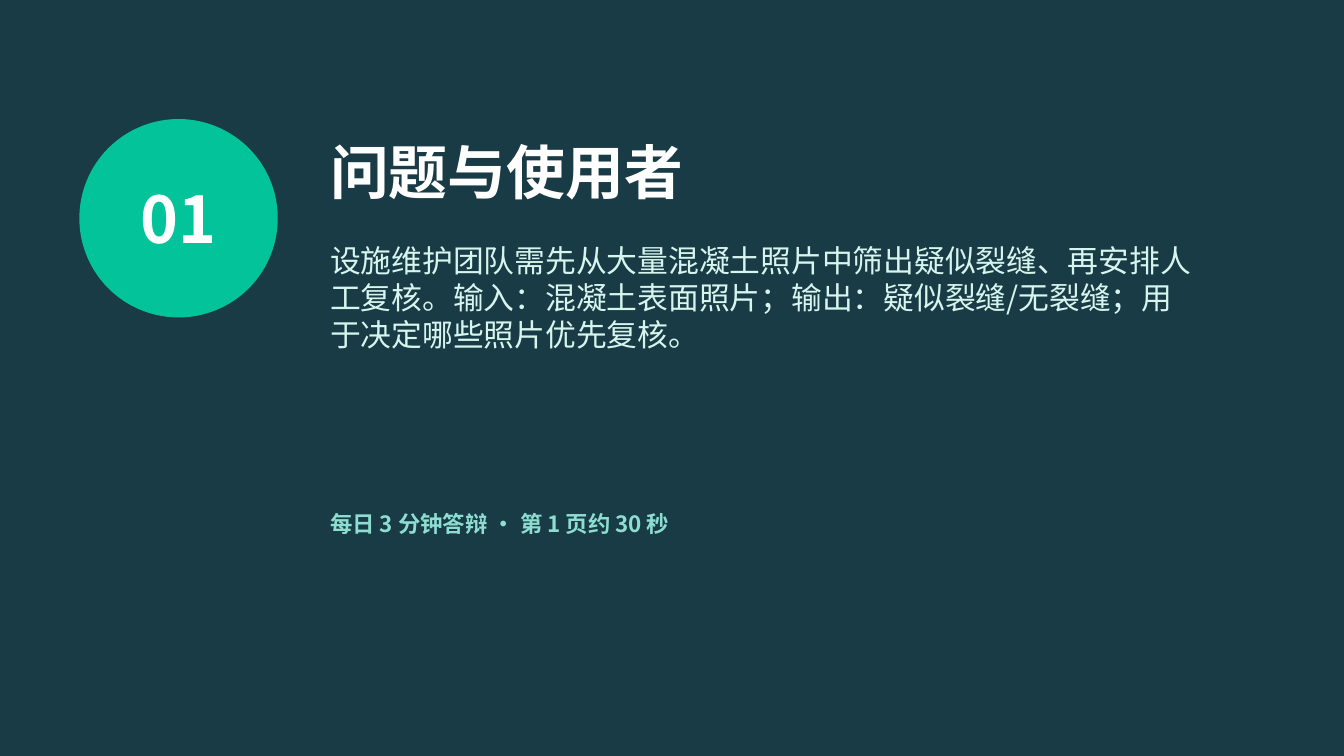
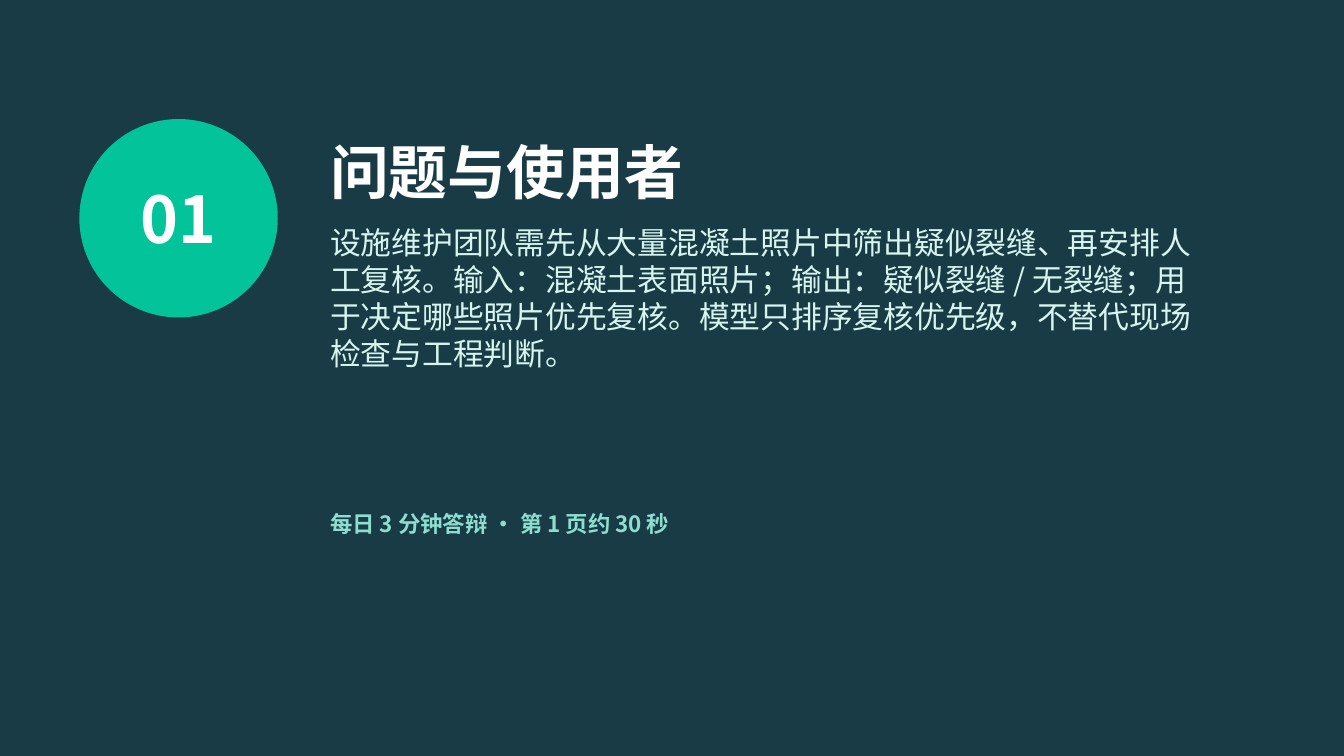
Before and after one commit to tissuefish/ai-camp-2026-d2-xuanhaochen-u202410766, a slide deck: slide 1 of presentation.pptx. Drawn at 1344x756 pixels with LibreOffice and Linux fonts; fonts in the diff are those of the drawing. Boxes give left, top, right and bottom in pixels: in the first picture for what was removed or moved away, otherwise in the second. Text is boxed around its words. In the diff, an @@ line names an element or a change of style, - is before the commit and + after.

```diff
--- a/presentation.pptx
+++ b/presentation.pptx
@@ text at (x1=330, y1=228, x2=1191, y2=368): text changed @@
-设施维护团队需先从大量混凝土照片中筛出疑似裂缝、再安排人工复核。输入：混凝土表面照片；输出：疑似裂缝/无裂缝；用于决定哪些照片优先复核。
+设施维护团队需先从大量混凝土照片中筛出疑似裂缝、再安排人工复核。输入：混凝土表面照片；输出：疑似裂缝 / 无裂缝；用于决定哪些照片优先复核。模型只排序复核优先级，不替代现场检查与工程判断。
```
Also in this commit, not shown: 3 other slides changed, 1 other file.
